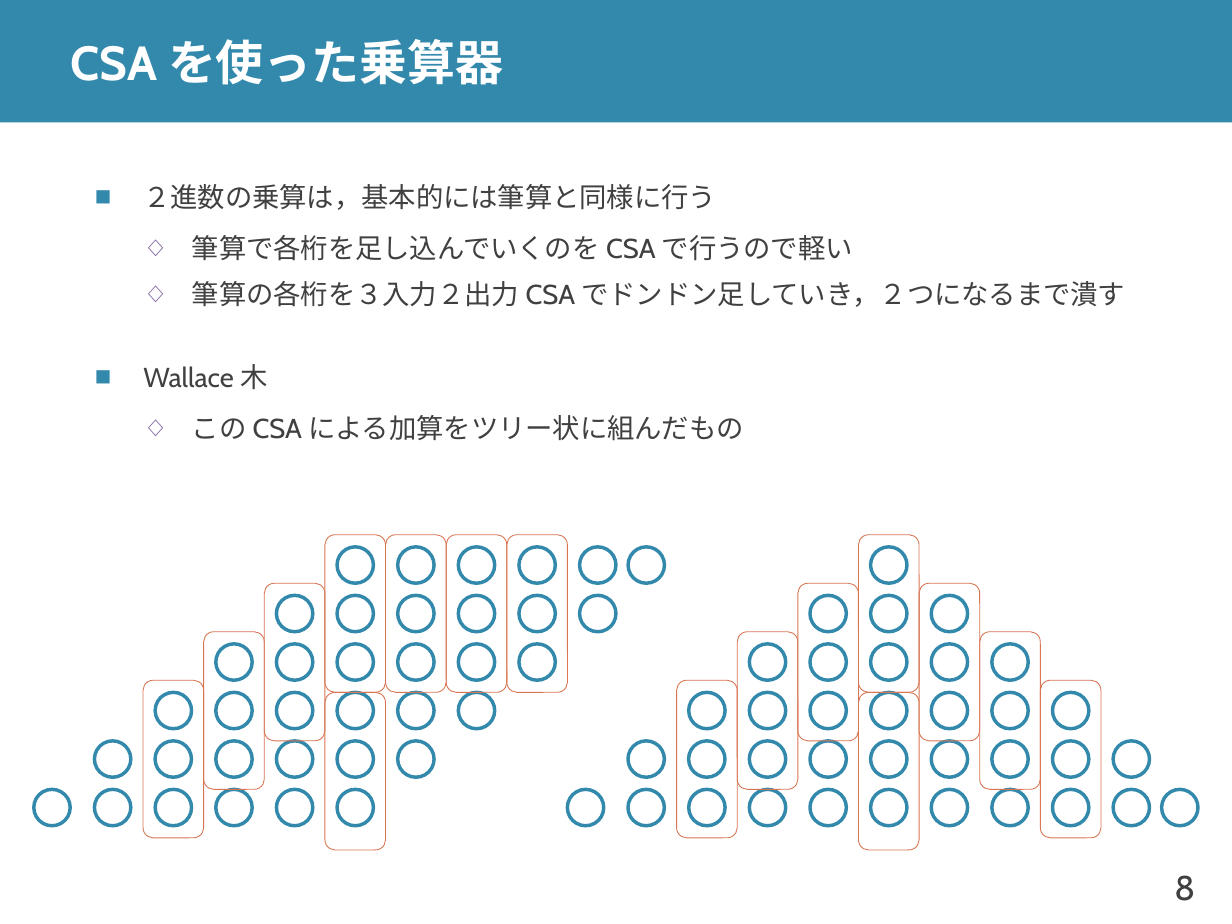
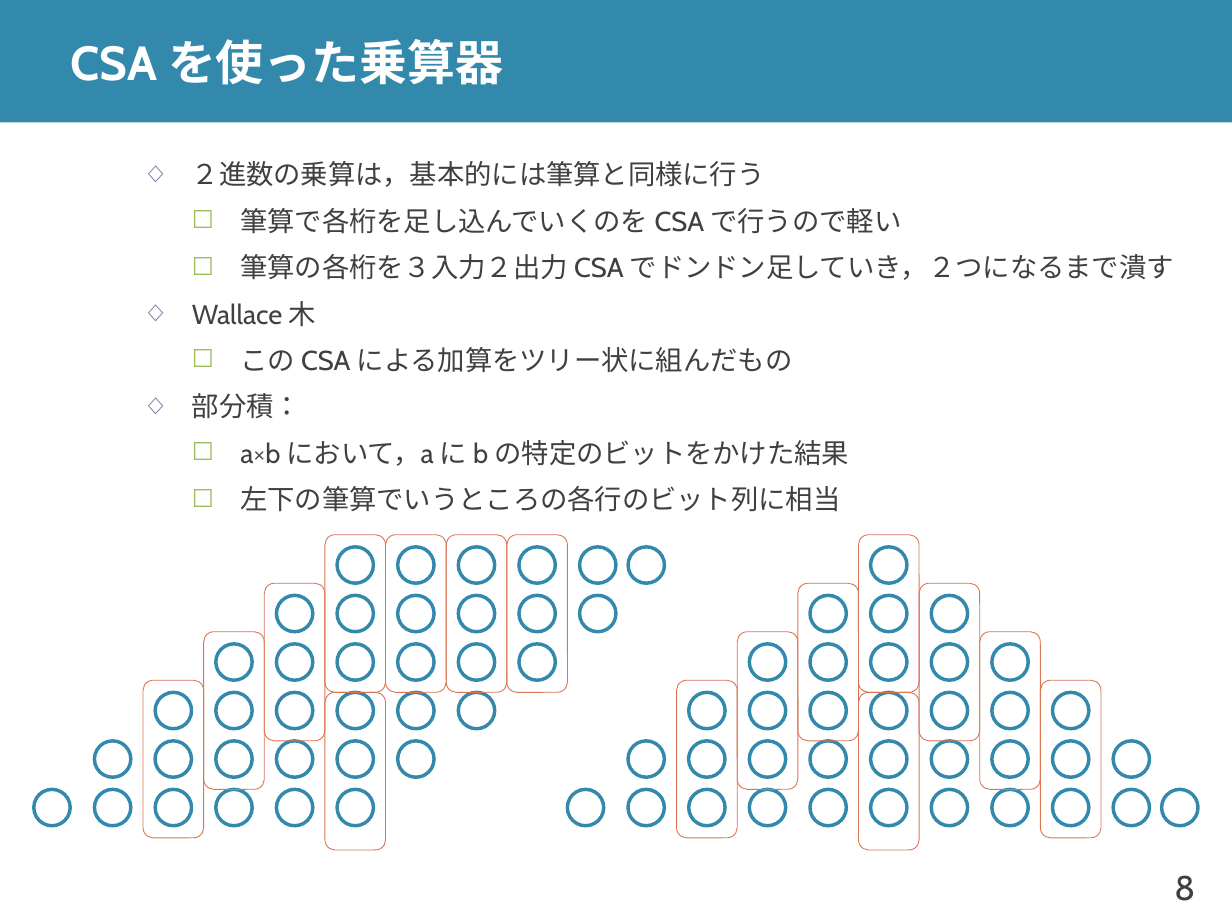
Before and after one commit to shioyadan/advanced-computer-organization, a slide deck: slide 8 of aco-shioya-appendix-fpu.pptx. Drawn at 1232x924 pixels with LibreOffice and Linux fonts; fonts in the diff are those of the drawing. Boxes give left, top, right and bottom in pixels: in the first picture for what was removed or moved away, otherwise in the second. Text is boxed around its words. In the diff, an @@ line names an element or a change of style, - is before the commit and + after.

```diff
--- a/aco-shioya-appendix-fpu.pptx
+++ b/aco-shioya-appendix-fpu.pptx
@@ text "２進数の乗算は，基本的には筆算と同様に行う": place and size @@
-text "２進数の乗算は，基本的には筆算と同様に行う" at (143,184,1125,441)
+text "２進数の乗算は，基本的には筆算と同様に行う" at (192,161,1174,512)
@@ text at (192,161,1174,373): bullet ■ to ◇; list level 1 to 2 in "２進数の乗算は，基本的には筆算と同様に行う"; bullet colour #3289AC to #8064A2; bullet ◇ to ☐; list level 2 to 3 in "筆算で各桁を足し込んでいくのを CSA で行うので軽い"; bullet colour #8064A2 to #9BBB59; list level 2 to 3 in "筆算の各桁を３入力２出力 CSA でドンドン足していき，２つになるまで潰す"; list level 1 to 2 in "Wallace 木"; list level 2 to 3 in "この CSA による加算をツリー状に組んだもの" @@
@@ text at (192,393,849,512): paragraphs added @@
+  ◇ 部分積：
+    ☐ a×b において，a に b の特定のビットをかけた結果
+    ☐ 左下の筆算でいうところの各行のビット列に相当
```
Also in this commit, not shown: 11 other slides changed.
